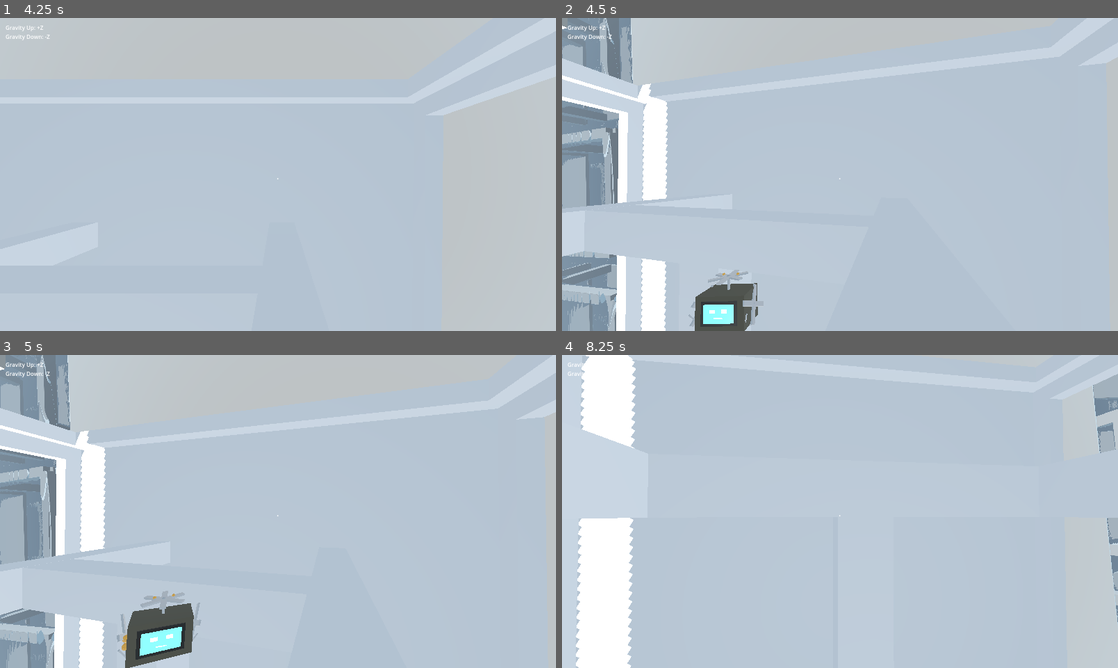
Above: before the commit, frames 1-4 (two rows, left to right).
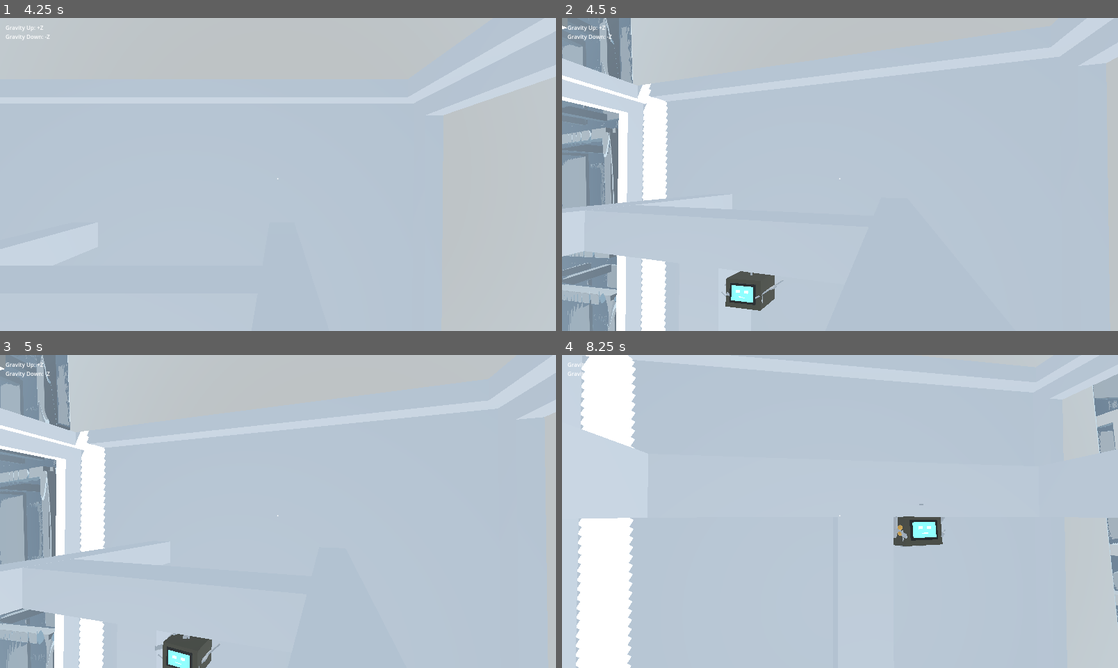
Above: after the commit, the same moments.

Repository: Kiril-P/Brackeys-Game-Jam
Game: Godot game, scene res://scenes/world.tscn
The game is run twice, just before and just after one commit, with the same random seed, the same clock (stepped at 60 frames per second) and the same inputs.
Inputs (mouse positions are in pixels of both pictures, inside the frame that each line leads up to):
- Up to frame 1 (4.25 s): tap Enter at 0.5 s; move the mouse to (305, 174) at 0.52 s; hold 2 (gravity_up) from 0.53 s (still down); tap E (change_gravity) at 0.6 s; click (305, 174) at 0.67 s; tap Space (jump) at 0.77, 1.52, 3.02, 3.77 s; move the mouse to (250, 174) at 1.27 s; tap 4 (gravity_neg_x) at 1.35 s; click (250, 174) at 1.42 s; move the mouse to (289, 168) at 2.02 s; tap 6 (gravity_neg_z) at 2.1 s; click (289, 168) at 2.17 s; move the mouse to (272, 180) at 2.77 s; tap 3 (gravity_pos_x) at 2.85 s; click (272, 180) at 2.92 s; move the mouse to (316, 177) at 3.52 s; tap 5 (gravity_pos_z) at 3.6 s; click (316, 177) at 3.67 s
- Up to frame 2 (4.5 s): keep holding 2 (gravity_up); move the mouse to (795, 171) at 4.27 s; tap E (change_gravity) at 4.35 s; click (795, 171) at 4.42 s
- Up to frame 3 (5 s): keep holding 2 (gravity_up); tap Space (jump) at 4.52 s
- Up to frame 4 (8.25 s): move the mouse to (845, 511) at 5.02 s; tap 4 (gravity_neg_x) at 5.1 s; click (845, 511) at 5.17 s; move the mouse to (817, 505) at 5.77 s; release 2 (gravity_up) at 5.78 s; hold D (move_right) 5.78-6.53 s; tap 6 (gravity_neg_z) at 5.85 s; click (817, 505) at 5.92 s; tap Space (jump) at 6.02, 6.77, 7.25, 7.52 s; move the mouse to (867, 511) at 6.52 s; hold 2 (gravity_up) from 6.53 s (still down); tap 3 (gravity_pos_x) at 6.6 s; click (867, 511) at 6.67 s; move the mouse to (812, 511) at 7.27 s; tap 5 (gravity_pos_z) at 7.35 s; click (812, 511) at 7.42 s; move the mouse to (851, 505) at 8.02 s; tap E (change_gravity) at 8.1 s; click (851, 505) at 8.17 s

Frame 1 is identical in both runs. In frame 2, 2.0% of the frame differs, in the area x 22-40%, y 80-100%; in frame 3, 2.7%, in the area x 21-40%, y 75-100%; in frame 4, 0.8%.

Commit message:
some more performance

Diff:
--- a/scripts/companion_tv.gd
+++ b/scripts/companion_tv.gd
@@ -51,6 +51,11 @@
 @export_range(0.1, 12.0, 0.1) var knockback_drag: float = 2.2
 @export_range(0.5, 30.0, 0.1) var interaction_max_reach: float = 6.0
 @export_flags_3d_physics var click_raycast_mask: int = 2
+
+@export_group("Optimization")
+@export_range(1, 128, 1) var route_score_budget_per_tick: int = 18
+@export_range(1, 60, 1) var query_cache_ttl_frames: int = 4
+@export_range(0.05, 2.0, 0.05) var query_cache_quantization: float = 0.2
 
 @onready var visual_root: Node3D = %VisualRoot
 @onready var propeller_pivot: Node3D = %PropellerPivot
@@ -97,6 +102,13 @@
 var _shape_query: PhysicsShapeQueryParameters3D = PhysicsShapeQueryParameters3D.new()
 var _detour_candidate_buffer: Array[Vector3] = []
 var _teleport_candidate_buffer: Array[Vector3] = []
+var _point_blocked_cache: Dictionary = {}
+var _segment_hits_cache: Dictionary = {}
+var _lane_clear_cache: Dictionary = {}
+var _physics_frame_counter: int = 0
+var _resolve_candidate_cursor: int = 0
+var _detour_candidate_cursor: int = 0
+var _last_click_reaction_frame: int = -1
 
 
 func _ready() -> void:
@@ -130,6 +142,8 @@
 
 
 func _unhandled_input(event: InputEvent) -> void:
+	if Input.get_mouse_mode() != Input.MOUSE_MODE_CAPTURED:
+		return
 	if not (event is InputEventMouseButton):
 		return
 	var button_event := event as InputEventMouseButton
@@ -139,6 +153,7 @@
 
 
 func _physics_process(delta: float) -> void:
+	_physics_frame_counter += 1
 	_time += delta
 	if _player == null or not is_instance_valid(_player):
 		_player_refind_timer -= delta
@@ -238,13 +253,14 @@
 		return raw_target
 
 	var fallback: Vector3 = raw_target
+	var candidates: Array[Vector3] = _build_detour_candidates(desired_target, _detour_fail_count)
 	var best_target: Vector3 = raw_target
 	var best_score: float = INF
-	for candidate: Vector3 in _build_detour_candidates(desired_target, _detour_fail_count):
-		var score: float = _score_route_candidate(candidate, desired_target)
-		if score < best_score:
-			best_score = score
-			best_target = candidate
+	var eval_result: Array = _score_candidates_with_budget(candidates, desired_target, _resolve_candidate_cursor)
+	if eval_result.size() == 3:
+		best_score = eval_result[0]
+		best_target = eval_result[1]
+		_resolve_candidate_cursor = eval_result[2]
 
 	if best_score >= INF * 0.5:
 		return fallback
@@ -341,30 +357,47 @@
 
 		global_position = candidate
 		_velocity = Vector3.ZERO
+		_clear_query_caches()
 		return true
 
 	return false
 
 
 func _segment_hits_obstacle(from: Vector3, to: Vector3) -> bool:
+	var cache_key: String = _segment_cache_key(from, to)
+	var cached: Variant = _cache_get(_segment_hits_cache, cache_key)
+	if cached != null:
+		return bool(cached)
 	_ray_query.from = from
 	_ray_query.to = to
-	return not get_world_3d().direct_space_state.intersect_ray(_ray_query).is_empty()
+	var hits_obstacle: bool = not get_world_3d().direct_space_state.intersect_ray(_ray_query).is_empty()
+	_cache_set(_segment_hits_cache, cache_key, hits_obstacle)
+	return hits_obstacle
 
 
 func _is_lane_clear(from: Vector3, to: Vector3) -> bool:
+	var cache_key: String = _lane_cache_key(from, to, _frame_player_up)
+	var cached: Variant = _cache_get(_lane_clear_cache, cache_key)
+	if cached != null:
+		return bool(cached)
+
 	var up: Vector3 = _frame_player_up
 	var direction: Vector3 = (to - from).normalized()
 	if direction.length_squared() < 0.0001:
+		_cache_set(_lane_clear_cache, cache_key, true)
 		return true
 	var right: Vector3 = direction.cross(up).normalized()
 	var lane_side_offset: Vector3 = right * obstacle_probe_radius * 0.8
 	if _segment_hits_obstacle(from, to):
+		_cache_set(_lane_clear_cache, cache_key, false)
 		return false
 	if _segment_hits_obstacle(from + lane_side_offset, to + lane_side_offset):
+		_cache_set(_lane_clear_cache, cache_key, false)
 		return false
 	if _segment_hits_obstacle(from - lane_side_offset, to - lane_side_offset):
+		_cache_set(_lane_clear_cache, cache_key, false)
 		return false
+	_cache_set(_lane_clear_cache, cache_key, true)
 	return true
 
 
@@ -372,8 +405,15 @@
 	if _probe_shape == null:
 		return false
 
+	var cache_key: String = _point_cache_key(point)
+	var cached: Variant = _cache_get(_point_blocked_cache, cache_key)
+	if cached != null:
+		return bool(cached)
+
 	_shape_query.transform = Transform3D(Basis.IDENTITY, point)
-	return not get_world_3d().direct_space_state.intersect_shape(_shape_query, 4).is_empty()
+	var blocked: bool = not get_world_3d().direct_space_state.intersect_shape(_shape_query, 4).is_empty()
+	_cache_set(_point_blocked_cache, cache_key, blocked)
+	return blocked
 
 
 func _compute_lane_steer(target: Vector3, up: Vector3) -> Vector3:
@@ -520,6 +560,8 @@
 
 
 func _on_hit_area_input_event(_camera: Camera3D, event: InputEvent, event_position: Vector3, _normal: Vector3, _shape_idx: int) -> void:
+	if Input.get_mouse_mode() == Input.MOUSE_MODE_CAPTURED:
+		return
 	if not (event is InputEventMouseButton):
 		return
 	var button_event := event as InputEventMouseButton
@@ -573,13 +615,14 @@
 
 func _pick_detour_target(desired_target: Vector3, escalate: bool) -> bool:
 	var expansion: int = _detour_fail_count + (1 if escalate else 0)
+	var candidates: Array[Vector3] = _build_detour_candidates(desired_target, expansion)
 	var best_target: Vector3 = Vector3.ZERO
 	var best_score: float = INF
-	for candidate: Vector3 in _build_detour_candidates(desired_target, expansion):
-		var score: float = _score_route_candidate(candidate, desired_target)
-		if score < best_score:
-			best_score = score
-			best_target = candidate
+	var eval_result: Array = _score_candidates_with_budget(candidates, desired_target, _detour_candidate_cursor)
+	if eval_result.size() == 3:
+		best_score = eval_result[0]
+		best_target = eval_result[1]
+		_detour_candidate_cursor = eval_result[2]
 
 	if best_score >= INF * 0.5:
 		return false
@@ -649,6 +692,70 @@
 	return score
 
 
+func _score_candidates_with_budget(candidates: Array[Vector3], desired_target: Vector3, start_cursor: int) -> Array:
+	var count: int = candidates.size()
+	if count == 0:
+		return [INF, Vector3.ZERO, 0]
+
+	var budget: int = mini(maxi(route_score_budget_per_tick, 1), count)
+	var cursor: int = posmod(start_cursor, count)
+	var best_score: float = INF
+	var best_target: Vector3 = Vector3.ZERO
+	for i: int in budget:
+		var index: int = (cursor + i) % count
+		var candidate: Vector3 = candidates[index]
+		var score: float = _score_route_candidate(candidate, desired_target)
+		if score < best_score:
+			best_score = score
+			best_target = candidate
+	var next_cursor: int = (cursor + budget) % count
+	return [best_score, best_target, next_cursor]
+
+
+func _clear_query_caches() -> void:
+	_point_blocked_cache.clear()
+	_segment_hits_cache.clear()
+	_lane_clear_cache.clear()
+	_resolve_candidate_cursor = 0
+	_detour_candidate_cursor = 0
+
+
+func _cache_get(cache: Dictionary, key: String) -> Variant:
+	var entry: Dictionary = cache.get(key, {})
+	if entry.is_empty():
+		return null
+	var frame: int = int(entry.get("frame", -999999))
+	if _physics_frame_counter - frame > query_cache_ttl_frames:
+		cache.erase(key)
+		return null
+	return entry.get("value")
+
+
+func _cache_set(cache: Dictionary, key: String, value: bool) -> void:
+	cache.set(key, {"frame": _physics_frame_counter, "value": value})
+
+
+func _point_cache_key(point: Vector3) -> String:
+	return _vector_cache_key(point)
+
+
+func _segment_cache_key(from: Vector3, to: Vector3) -> String:
+	return "%s|%s" % [_vector_cache_key(from), _vector_cache_key(to)]
+
+
+func _lane_cache_key(from: Vector3, to: Vector3, up: Vector3) -> String:
+	return "%s|%s|%s" % [_vector_cache_key(from), _vector_cache_key(to), _vector_cache_key(up)]
+
+
+func _vector_cache_key(v: Vector3) -> String:
+	var quant: float = maxf(query_cache_quantization, 0.001)
+	var scale: float = 1.0 / quant
+	var ix: int = int(round(v.x * scale))
+	var iy: int = int(round(v.y * scale))
+	var iz: int = int(round(v.z * scale))
+	return "%d,%d,%d" % [ix, iy, iz]
+
+
 func _clear_detour_state() -> void:
 	_has_detour = false
 	_detour_target = Vector3.ZERO
@@ -694,6 +801,11 @@
 
 
 func _trigger_click_reaction(hit_position: Vector3) -> void:
+	var frame_id: int = Engine.get_process_frames()
+	if _last_click_reaction_frame == frame_id:
+		return
+	_last_click_reaction_frame = frame_id
+
 	var away: Vector3
 	if _player != null:
 		away = (global_position - _player.global_position).normalized()
@@ -717,3 +829,4 @@
 		excludes.append((_player as CollisionObject3D).get_rid())
 	_ray_query.exclude = excludes
 	_shape_query.exclude = excludes
+	_clear_query_caches()
--- a/scripts/runtime_csg_baker.gd
+++ b/scripts/runtime_csg_baker.gd
@@ -62,6 +62,7 @@
 			mesh_instance.cast_shadow = csg.cast_shadow
 			baked_container.add_child(mesh_instance)
 
+		_reparent_non_csg_children(csg)
 		csg.visible = false
 
 
@@ -84,3 +85,22 @@
 
 	for child: Node in node.get_children():
 		_collect_recursive(child, target_root, out)
+
+
+func _reparent_non_csg_children(csg: CSGShape3D) -> void:
+	var parent: Node = csg.get_parent()
+	if parent == null:
+		return
+	var runtime_children: Array[Node] = _collect_runtime_children_to_preserve(csg)
+	for child: Node in runtime_children:
+		if is_instance_valid(child):
+			child.reparent(parent, true)
+
+
+func _collect_runtime_children_to_preserve(csg: CSGShape3D) -> Array[Node]:
+	var runtime_children: Array[Node] = []
+	for child: Node in csg.get_children():
+		if child is CSGShape3D:
+			continue
+		runtime_children.append(child)
+	return runtime_children
Not shown, changed: .cursorrules/AGENT.md
Not shown, changed: .gitignore
Not shown, removed: scenes/world.tscn1365460239.tmp
